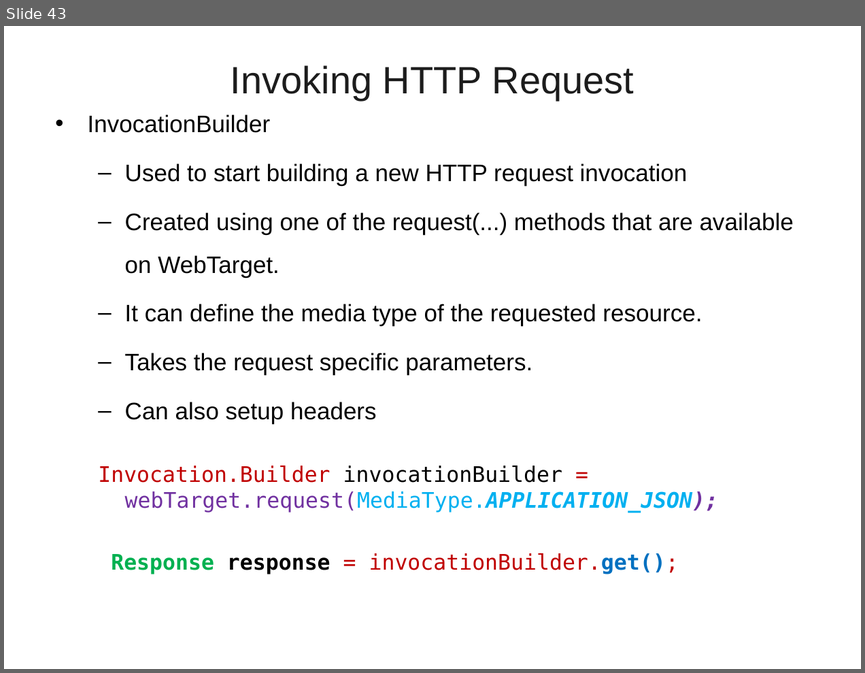
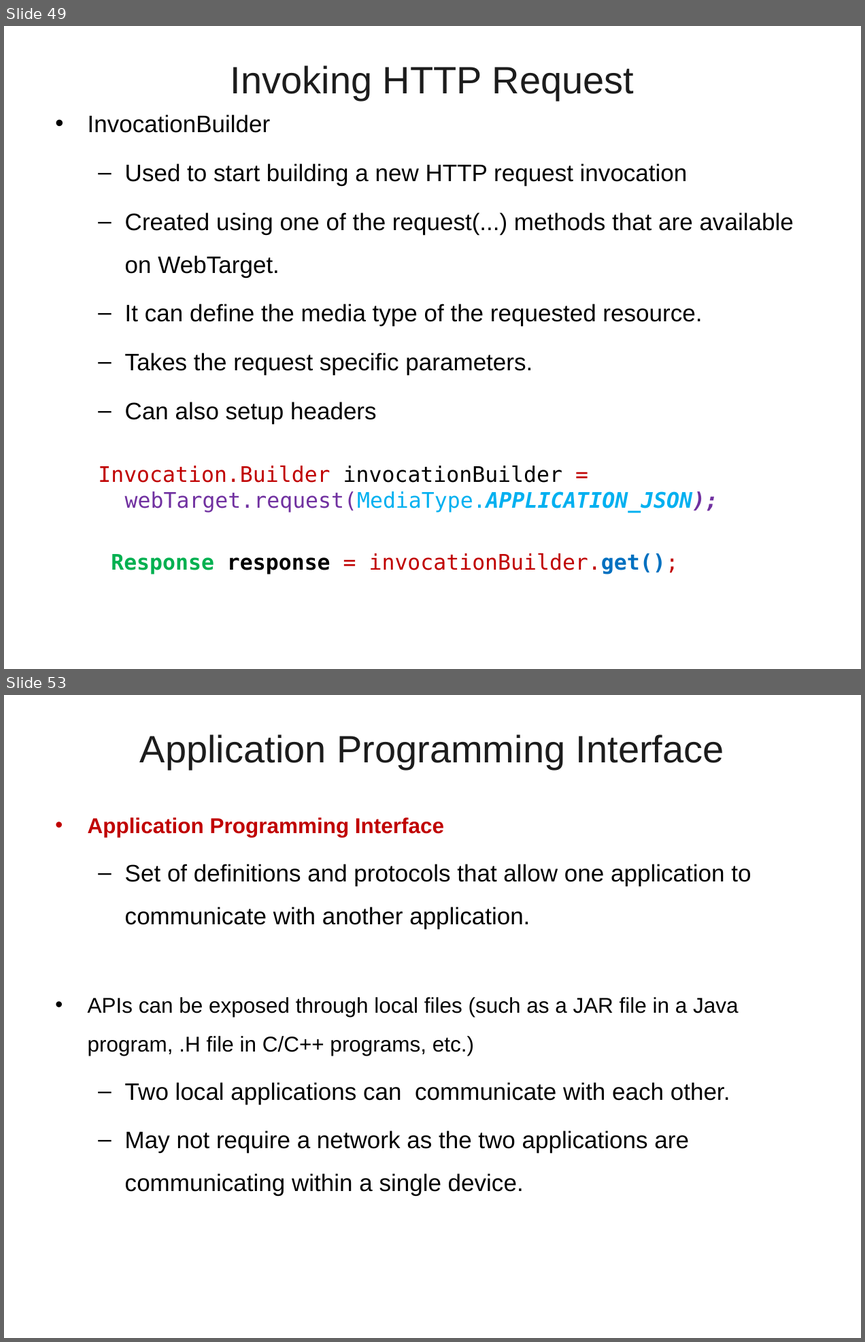
Before and after one commit to vatsanTraining/freshers_dec_2021, a slide deck: JAX_RS.ppt. Shown one above the other, each under a label of ours: slide 43 before the commit, slides 49 and 53 after it; the slides between them are not shown. The pictures are 865x673 and 865x1342 pixels, drawn with LibreOffice and Linux fonts; fonts in the diff are those of the drawing; background and template pictures are left out. Boxes give left, top, right and bottom in pixels: in the first picture for what was removed or moved away, otherwise in the second. Text is boxed around its words. In the diff, an @@ line names an element or a change of style, - is before the commit and + after.

```diff
--- a/JAX_RS.ppt
+++ b/JAX_RS.ppt
@@ slide 53 added at [4,695,861,1338], background picture (left out) @@
@@ title added at [140,734,724,769], 32 pt, text #1C1C1C @@
+Application Programming Interface
@@ text added at [88,817,751,1195], 20 pt, text #000000 @@
+• Application Programming Interface
+  – Set of definitions and protocols that allow one application to communicate with another application.
+• APIs can be exposed through local files (such as a JAR file in a Java program, .H file in C/C++ programs, etc.)
+  – Two local applications can communicate with each other.
+  – May not require a network as the two applications are communicating within a single device.
@@ what was slide 43 is now slide 49 @@
```
Also in this commit, not shown: 5 slides changed, 14 other slides added, 2 slides removed.
